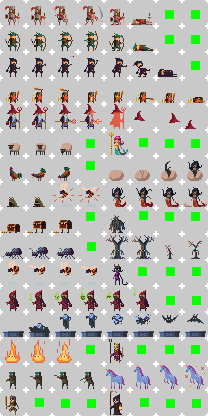
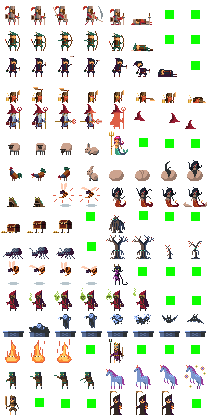
Revision of a layered 208x416 image; what changed, layer by layer:
renamed "Layer 126" to "Layer 131", painted on it over [0, 0, 208, 416]
hid "Shape 1" over [0, 0, 208, 416]
